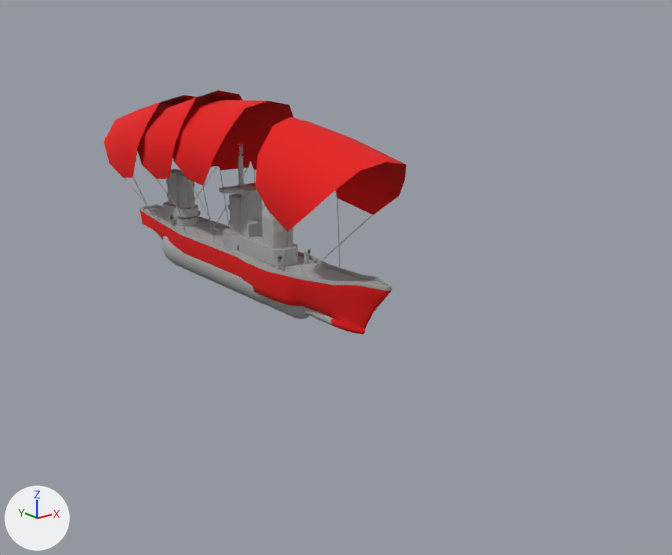
Renders of the FBX model Skyrates/Assets/Resources/Meshes/Ship/navy_ship_3.FBX from each side of a commit.
One viewpoint serves both versions: a 50 mm lens placed at (-75.5, -117.7, 42.0), pointed at (9.5, -11.5, -0.5). Lighting does not change. The marker at lower left points along +X, +Y and +Z. Where no turn or scale is listed for an object, it has been applied to the vertices. Vertices at the same position are counted once.

Objects in the first picture: 'navy_ship_3'.
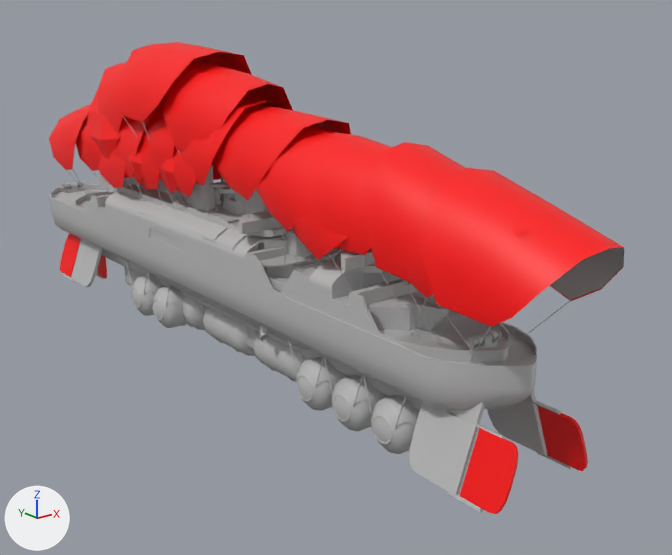
The newer file is also rescaled (x0.2) as a whole; pictures and numbers use the older file's frame.

Location of each change, [x1, y1, x2, y2] in pixels of the pictures (672 x 555 px; the box of a moved part takes in the faces that stretch with it):
'merchant_ship_5', added: after [49, 42, 624, 514]
    faces in mat_lambert2 (red #ff0000): [97, 42, 624, 514]
    faces in mat_lambert1 (grey #bcbcbc): [49, 116, 624, 512]
'merchant_ship1', added: after [49, 102, 528, 412]
    faces in mat_lambert1 (grey #bcbcbc): [63, 167, 510, 412]
    faces in mat_lambert2 (red #ff0000): [49, 102, 528, 298]
'merchant_ship_4', added: after [98, 140, 348, 381]
    faces in mat_lambert1 (grey #bcbcbc): [114, 188, 341, 381]
    faces in mat_lambert2 (red #ff0000): [98, 140, 348, 260]
'navy_ship_2', added (red): after [158, 105, 351, 272]
    faces in mat_lambert2 (red #ff0000): [158, 105, 351, 200]
    faces in mat_lambert1 (grey #bcbcbc): [160, 179, 312, 272]
'navy_ship_1', added: after [88, 92, 449, 349]
    faces in mat_lambert1 (grey #bcbcbc): [100, 177, 449, 349]
    faces in mat_lambert2 (red #ff0000): [88, 92, 410, 285]
part 1 of me_mesh, moved or reshaped (not visible afterwards): before [177, 173, 195, 208]
part 2 of me_mesh, recoloured: before [124, 144, 392, 325]; after [124, 176, 386, 286]
part 3 of me_mesh, recoloured (red): before [140, 145, 391, 334]
part 4 of me_mesh, recoloured: before [104, 90, 406, 232]; after [118, 100, 335, 232]
part 5 of me_mesh, recoloured: before [234, 147, 303, 307]
part 6 of me_mesh, recoloured: before [163, 144, 309, 270]; after [219, 187, 248, 215]

The edits, one by one:
Material 'lambert1' (mat_lambert1) is new.
Its base color is (0.5, 0.5, 0.5) (grey #bcbcbc).
Material 'lambert2' (mat_lambert2) is new.
Its base color is (1.0, 0.0, 0.0) (red #ff0000).
me_mesh is used by ob_navy_ship_3; location (0.0, 0.0, 0.0).
me_mesh had 3232 vertices, 3024 faces and spanned x -8.3..8.3, y -34.6..34.6, z -3.9..27.0.
me_mesh now has 3319 vertices, 3090 faces and spans x -8.3..8.3, y -34.6..34.6, z -3.9..27.0.
me_mesh part 1: 12 vertices moved within x -1.1..1.3, y 15.0..18.0, z 6.9..12.3; 138 vertices removed from x -1.3..1.4, y 14.8..20.7, z 6.9..12.4; 196 vertices added at x -1.3..1.4, y 14.7..21.0, z 6.9..12.4.
me_mesh part 2: 1739 faces spanning x -8.1..8.3, y -34.6..30.4, z -3.9..19.4 switch from mat_lambert10 (grey #aaaaaa) to mat_lambert1 (grey #bcbcbc).
me_mesh part 3: 221 faces spanning x -4.3..4.4, y -34.6..30.4, z -2.4..19.4 switch from mat_lambert13 (red #e70000) to mat_lambert1 (grey #bcbcbc).
me_mesh part 4: 128 faces spanning x -8.3..8.2, y -33.4..34.6, z 11.2..27.0 switch from mat_lambert13 (red #e70000) to mat_lambert2 (red #ff0000).
me_mesh part 5: 74 faces spanning x -3.4..3.5, y -17.6..30.4, z -1.3..19.4 switch from mat_lambert11 (grey #aaaaaa) to mat_lambert1 (grey #bcbcbc).
me_mesh part 6: 613 faces spanning x -3.6..3.2, y -13.7..23.8, z -1.3..19.4 switch from mat_lambert12 (grey #aaaaaa) to mat_lambert1 (grey #bcbcbc).
Mesh me_mesh_003 is new.
It has 3841 vertices, 3615 faces and spans x -8.6..8.6, y -45.2..45.2, z -16.4..16.4.
Faces by material slot: [3507, 108].
It uses material mat_lambert1 (grey #bcbcbc).
It uses material mat_lambert2 (red #ff0000).
Mesh me_mesh_001 is new.
It has 1686 vertices, 1592 faces and spans x -8.3..8.3, y -28.3..28.3, z -3.9..25.8.
Faces by material slot: [1528, 64].
It uses material mat_lambert1 (grey #bcbcbc).
It uses material mat_lambert2 (red #ff0000).
Mesh me_mesh_004 is new.
It has 3222 vertices, 3073 faces and spans x -8.2..8.5, y -59.2..59.2, z -19.2..19.2.
Faces by material slot: [2897, 176].
It uses material mat_lambert1 (grey #bcbcbc).
It uses material mat_lambert2 (red #ff0000).
Mesh me_mesh_002 is new.
It has 3572 vertices, 3407 faces and spans x -207.0..201.0, y -1383.0..1383.0, z -298.0..703.0.
Faces by material slot: [3159, 248].
It uses material mat_lambert1 (grey #bcbcbc).
It uses material mat_lambert2 (red #ff0000).
Mesh me_mesh_1 is new.
It has 2651 vertices, 2516 faces and spans x -8.3..8.3, y -39.9..39.9, z -13.7..24.7.
Faces by material slot: [2364, 152].
It uses material mat_lambert1 (grey #bcbcbc).
It uses material mat_lambert2 (red #ff0000).
Object 'navy_ship_1' (ob_navy_ship_1) is new; it shows me_mesh_003.
Its location is (0.0, 0.0, 9.1).
Object 'navy_ship_2' (ob_navy_ship_2) is new; it shows me_mesh_001.
Its location is (0.0, 0.0, 0.0).
Object 'merchant_ship1' (ob_merchant_ship1) is new; it shows me_mesh_004.
Its location is (0.0, 0.0, 5.5).
Object 'merchant_ship_5' (ob_merchant_ship_5) is new; it shows me_mesh_002.
Its location is (0.0, 0.0, 0.0).
Its rotation in degrees is (180, 0, 0).
Its scale is (-0.0477, -0.0477, -0.0477).
Object 'merchant_ship_4' (ob_merchant_ship_4) is new; it shows me_mesh_1.
Its location is (0.0, 0.0, 0.0).
